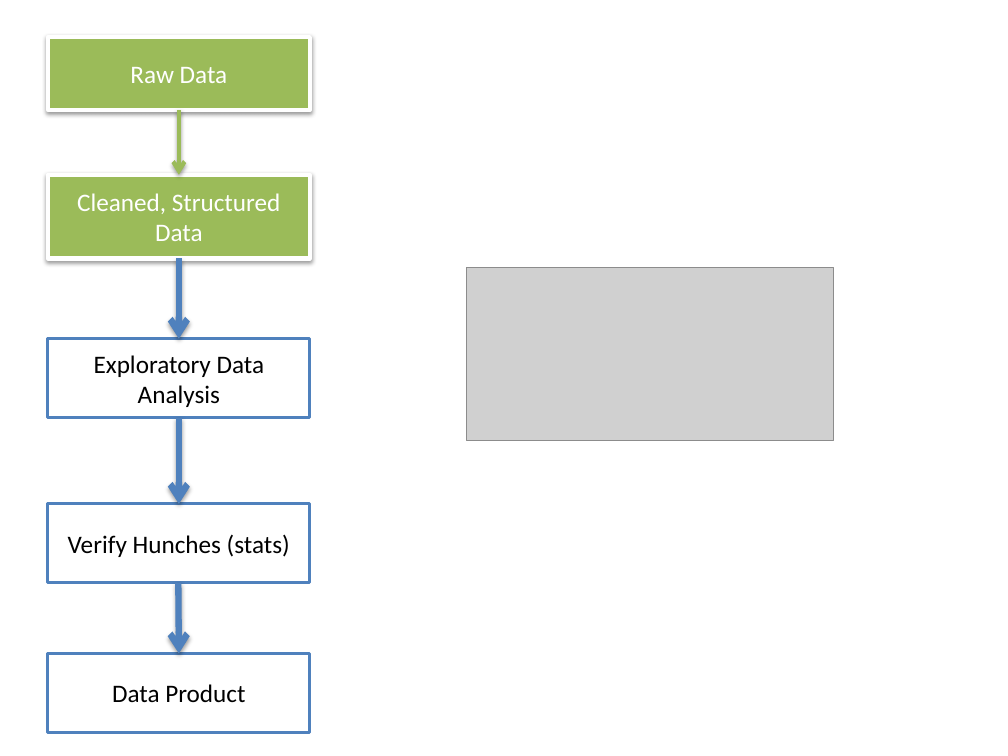
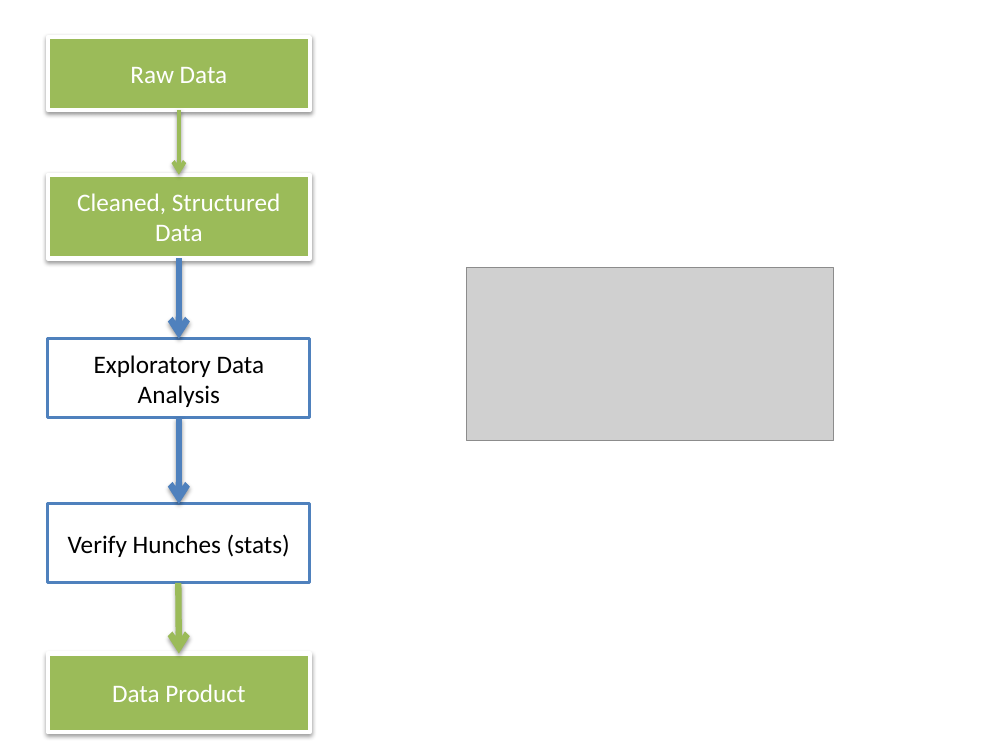
Before and after one commit to dataiap/dataiap, a slide deck: slide 15 of lectures/day6.pptx. Drawn at 1008x756 pixels with LibreOffice and Linux fonts; fonts in the diff are those of the drawing; grey boxes stand for pictures. Boxes give left, top, right and bottom in pixels: in the first picture for what was removed or moved away, otherwise in the second. Text is boxed around its words. In the diff, an @@ line names an element or a change of style, - is before the commit and + after.

```diff
--- a/lectures/day6.pptx
+++ b/lectures/day6.pptx
@@ arrow (178, 583) - (178, 653): stroke #4F81BD 4.5 pt to #9BBB59 4.5 pt @@
@@ rectangle "Data Product" at (x1=47, y1=653, x2=309, y2=732): text colour #000000 to #FFFFFF; fill #FFFFFF to #9BBB59; outline #4F81BD 2 pt to #FFFFFF 3 pt; shadow on @@
```
Also in this commit, not shown: 12 other slides changed.
